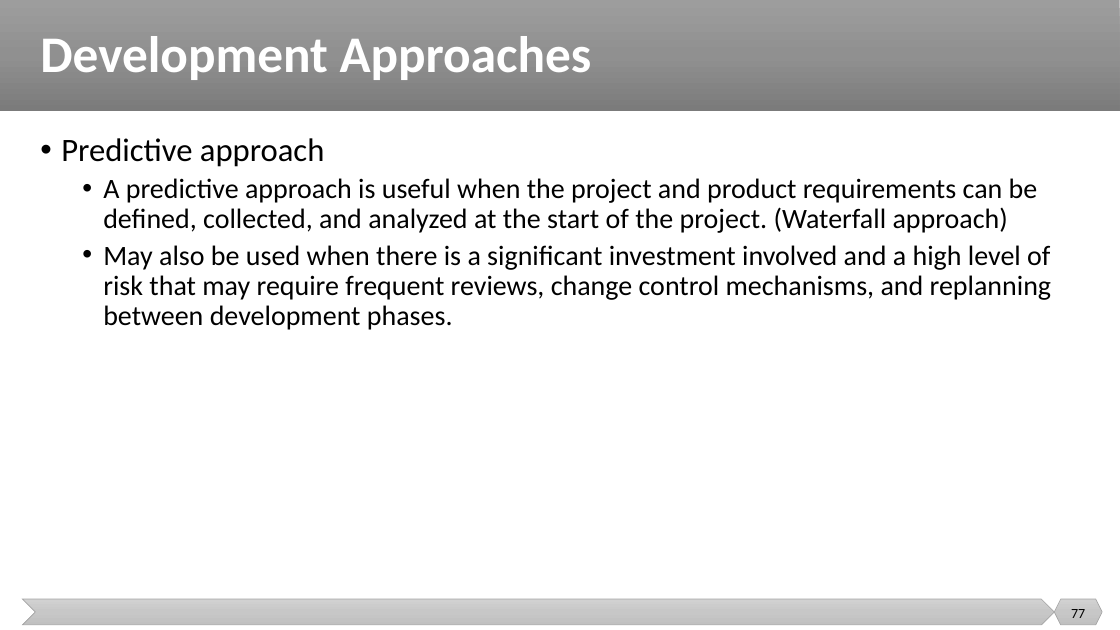
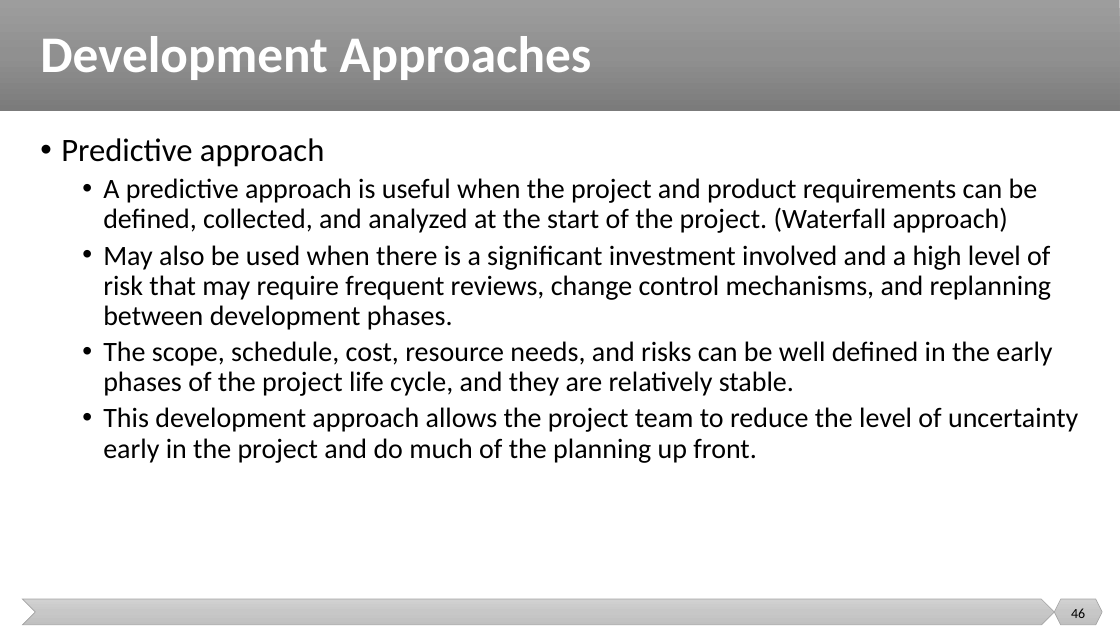
Before and after one commit to malenezi/malenezi, a slide deck: slide 46 of SE423/Lectures/1-Introduction/Project Performance Domains.pptx (slide 77 before the commit). Drawn at 1120x630 pixels with LibreOffice and Linux fonts; fonts in the diff are those of the drawing. Boxes give left, top, right and bottom in pixels: in the first picture for what was removed or moved away, otherwise in the second. Text is boxed around its words. In the diff, an @@ line names an element or a change of style, - is before the commit and + after.

```diff
--- a/SE423/Lectures/1-Introduction/Project Performance Domains.pptx
+++ b/SE423/Lectures/1-Introduction/Project Performance Domains.pptx
@@ text at box(103, 341, 1078, 463): paragraphs added @@
+  • The scope, schedule, cost, resource needs, and risks can be well defined in the early phases of the project life cycle, and they are relatively stable.
+  • This development approach allows the project team to reduce the level of uncertainty early in the project and do much of the planning up front.
@@ page number at box(1071, 608, 1085, 618): text changed @@
-77
+46
```
Also in this commit, not shown: 5 other slides changed, 35 slides removed, 17 other files.
